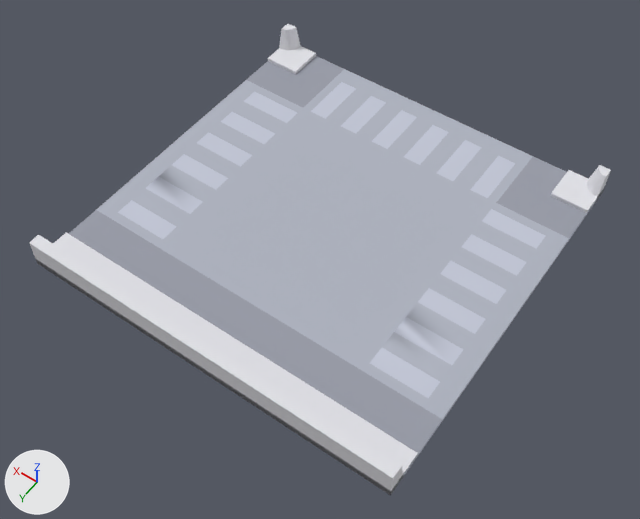
The OBJ model mods/city/models/city_road_junction.obj, before and after one commit.
Camera for both pictures: a camera (50 mm lens) standing at (-0.803, 1.165, 1.178) and looking at (-0.029, 0.081, -0.525). Lighting does not change. The marker at lower left points along +X, +Y and +Z. Where no turn or scale is listed for an object, it has been applied to the vertices. Vertices at the same position are counted once.

The first picture shows 'city_road_junction'.
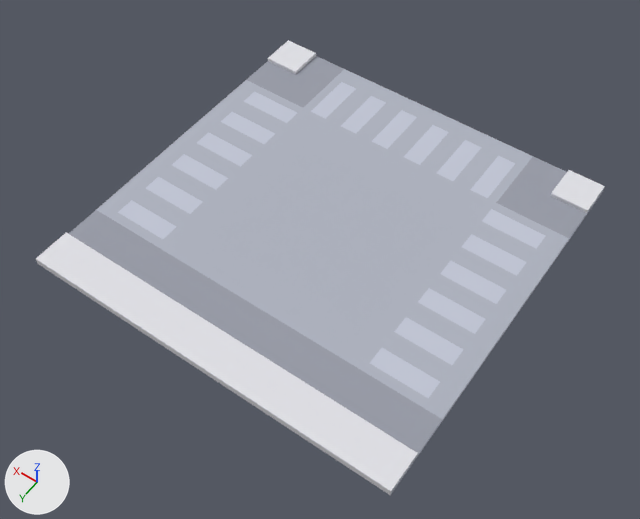
What differs and where, as boxes [x1, y1, x2, y2] in the pictures (640 x 519 px):
'city_road_junction', reshaped
    before: [29, 24, 611, 495]
    after: [36, 40, 605, 495]
part 1 of me_city_road_junction, deleted
    before: [29, 235, 404, 495]
part 2 of me_city_road_junction, deleted
    before: [279, 24, 301, 50]
part 3 of me_city_road_junction, deleted
    before: [587, 165, 611, 202]

What changed in the scene script:
```text
Add mat_asphalt_clone:
    mat_asphalt_clone = principled_material('asphalt(Clone)')
    mat_asphalt_clone.base_color = (0.431, 0.455, 0.529)  # light grey #afb4c0
    mat_asphalt_clone.roughness = 1.0
Add mat_pavement_clone:
    mat_pavement_clone = principled_material('pavement(Clone)')
    mat_pavement_clone.base_color = (0.757, 0.757, 0.8)  # white #e2e2e7
    mat_pavement_clone.roughness = 1.0
Add mat_line_clone:
    mat_line_clone = principled_material('line(Clone)')
    mat_line_clone.base_color = (0.549, 0.576, 0.678)  # light grey #c4c8d7
    mat_line_clone.roughness = 1.0
Add mat_asphaltedge_clone:
    mat_asphaltedge_clone = principled_material('asphaltEdge(Clone)')
    mat_asphaltedge_clone.base_color = (0.322, 0.337, 0.396)  # grey #9a9da9
    mat_asphaltedge_clone.roughness = 1.0
Change me_city_road_junction:
    used by ob_city_road_junction; location = (0.0, 0.0, 0.0)
    remove me_city_road_junction.from_pydata(...)  # 140 vertices, 272 faces; spans x -0.5..0.5, y -0.5..0.5, z -0.5..-0.42
    remove me_city_road_junction.materials.append(mat_asphalt_clone__003)  # light grey #afb4c0
    remove me_city_road_junction.materials.append(mat_pavement_clone__003)  # white #e2e2e7
    remove me_city_road_junction.materials.append(mat_asphaltedge_clone__003)  # grey #9a9da9
    remove me_city_road_junction.materials.append(mat_line_clone__003)  # light grey #c4c8d7
    add me_city_road_junction.from_pydata(...)  # 104 vertices, 204 faces; spans x -0.5..0.5, y -0.5..0.5, z -0.5..-0.48
    me_city_road_junction part 1
    6 vertices are removed from x -0.5..0.5, y 0.45..0.5, z -0.5..-0.42
    12 faces are deleted
    me_city_road_junction part 2
    15 vertices are removed from x 0.45..0.5, y -0.5..-0.45, z -0.5..-0.42
    28 faces are deleted
    me_city_road_junction part 3
    15 vertices are removed from x -0.5..-0.45, y -0.5..-0.45, z -0.5..-0.42
    28 faces are deleted
    add me_city_road_junction.materials.append(mat_asphalt_clone)  # light grey #afb4c0
    add me_city_road_junction.materials.append(mat_pavement_clone)  # white #e2e2e7
    add me_city_road_junction.materials.append(mat_asphaltedge_clone)  # grey #9a9da9
    add me_city_road_junction.materials.append(mat_line_clone)  # light grey #c4c8d7
```
